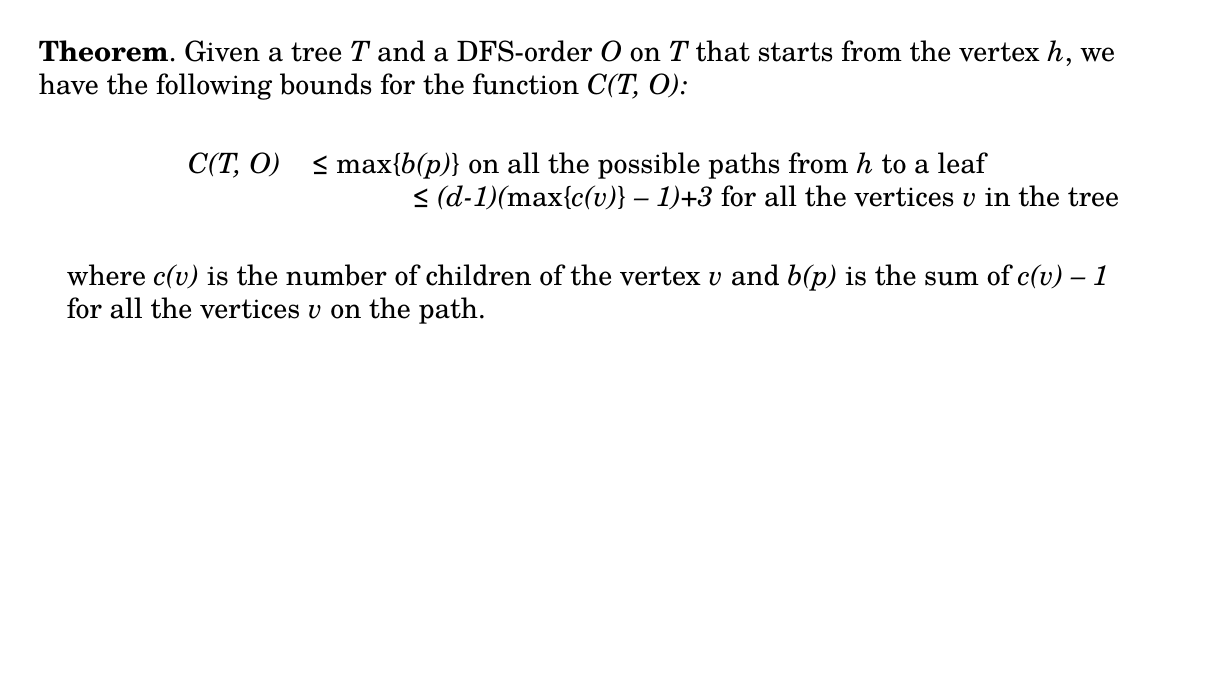
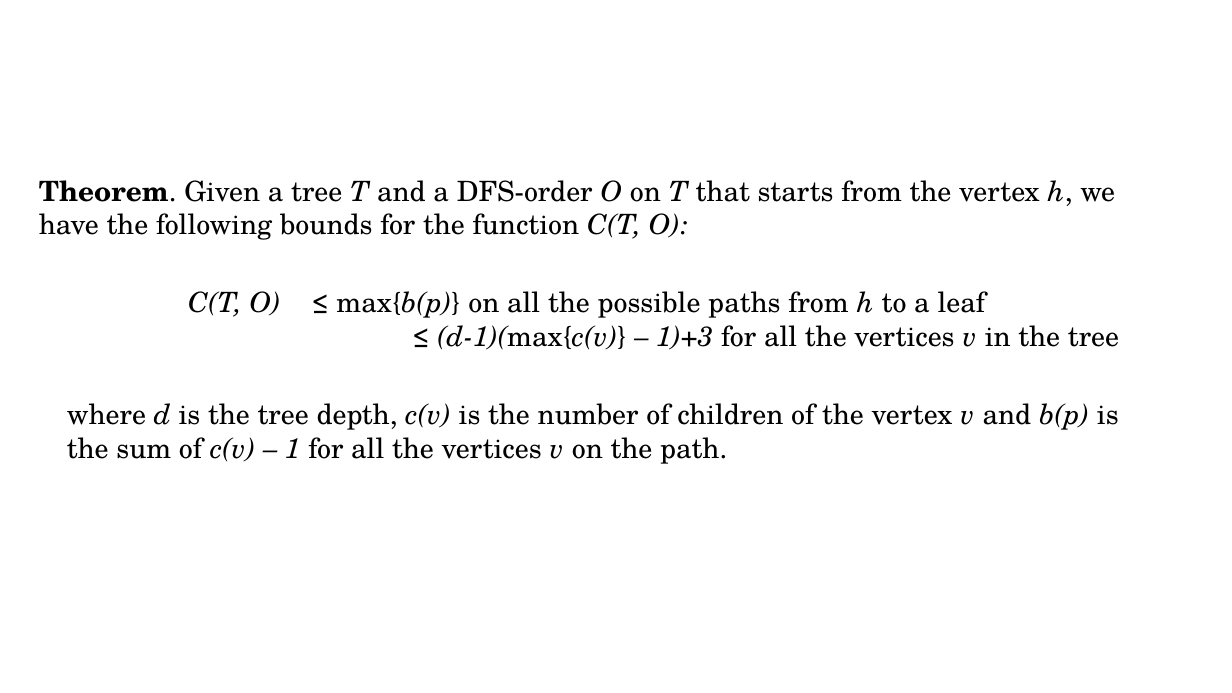
Before and after one commit to thenerdmix/vdsp, a slide deck: slide 40 of presentation/Untitled 1.odp (slide 18 before the commit). Drawn at 1232x693 pixels with LibreOffice and Linux fonts; fonts in the diff are those of the drawing. Boxes give left, top, right and bottom in pixels: in the first picture for what was removed or moved away, otherwise in the second. Text is boxed around its words. In the diff, an @@ line names an element or a change of style, - is before the commit and + after.

```diff
--- a/presentation/Untitled 1.odp
+++ b/presentation/Untitled 1.odp
@@ text "Theorem. Given a tree T ...": place and size @@
-text "Theorem. Given a tree T ..." at box(39, 40, 1115, 100)
+text "Theorem. Given a tree T ..." at box(39, 180, 1115, 240)
@@ text "C(T, O) ≤ max{b(p)} on ...": place and size @@
-text "C(T, O) ≤ max{b(p)} on ..." at box(188, 152, 1119, 210)
+text "C(T, O) ≤ max{b(p)} on ..." at box(188, 291, 1119, 350)
@@ text at box(67, 403, 1119, 464): text changed @@
-where c(v) is the number of children of the vertex v and b(p) is the sum of c(v) – 1 for all the vertices v on the path.
+where d is the tree depth, c(v) is the number of children of the vertex v and b(p) is the sum of c(v) – 1 for all the vertices v on the path.
```
Also in this commit, not shown: 2 other slides changed, 23 slides added, 1 slide removed, 9 other files.
